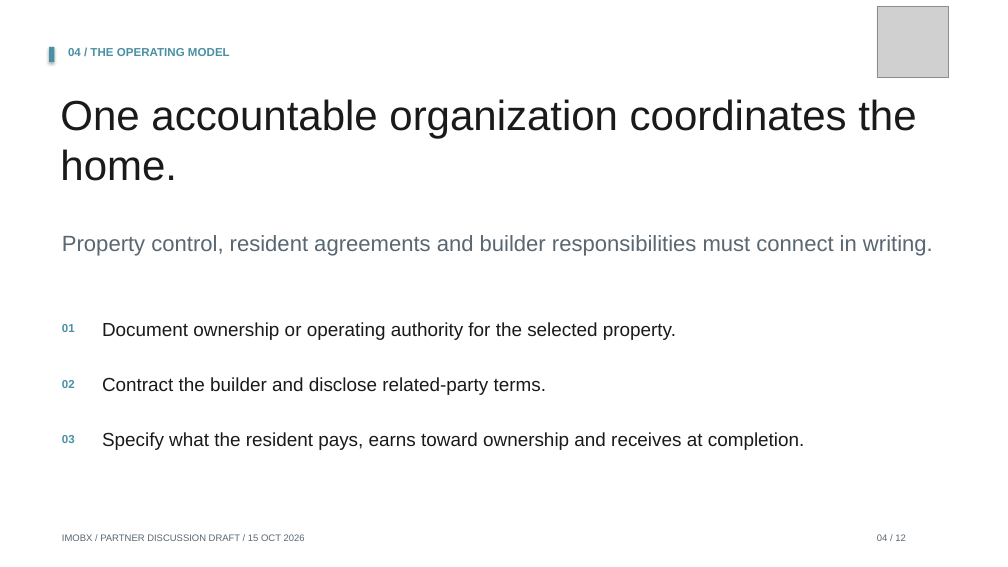
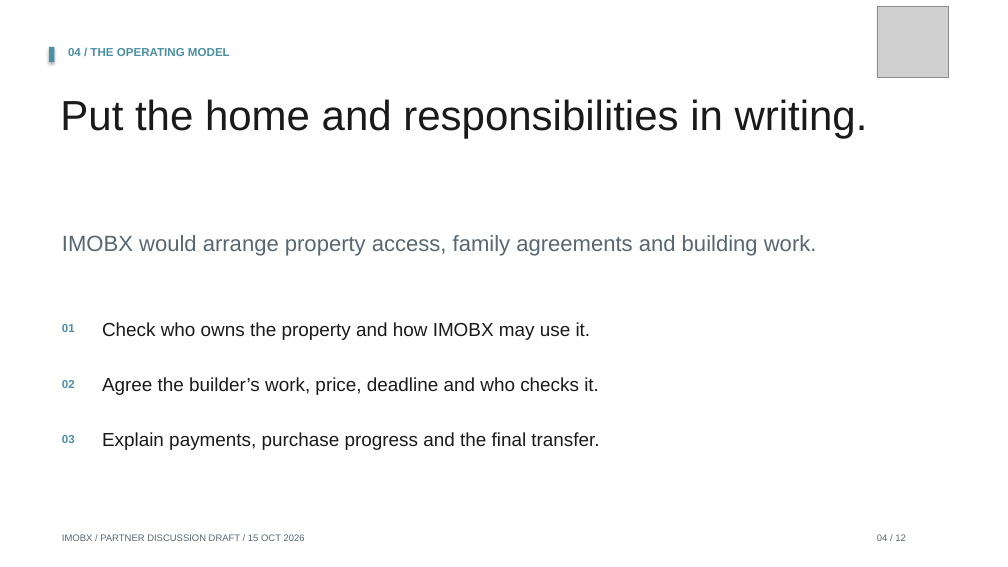
Before and after one commit to Siah-kin/imobx-website, a slide deck: slide 4 of pitchdeck.pptx. Drawn at 1008x567 pixels with LibreOffice and Linux fonts; fonts in the diff are those of the drawing; grey boxes stand for pictures. Boxes give left, top, right and bottom in pixels: in the first picture for what was removed or moved away, otherwise in the second. Text is boxed around its words. In the diff, an @@ line names an element or a change of style, - is before the commit and + after.

Commit message:
Explain the housing and DAO model in everyday language

```diff
--- a/pitchdeck.pptx
+++ b/pitchdeck.pptx
@@ text at box(60, 99, 868, 138): text changed @@
-One accountable organization coordinates the home.
+Put the home and responsibilities in writing.
@@ text at box(62, 235, 817, 256): text changed @@
-Property control, resident agreements and builder responsibilities must connect in writing.
+IMOBX would arrange property access, family agreements and building work.
@@ text at box(102, 322, 591, 340): text changed @@
-Document ownership or operating authority for the selected property.
+Check who owns the property and how IMOBX may use it.
@@ text at box(102, 377, 599, 395): text changed @@
-Contract the builder and disclose related-party terms.
+Agree the builder’s work, price, deadline and who checks it.
@@ text at box(102, 432, 599, 450): text changed @@
-Specify what the resident pays, earns toward ownership and receives at completion.
+Explain payments, purchase progress and the final transfer.
```
Also in this commit, not shown: 11 other slides changed, 26 other files.
